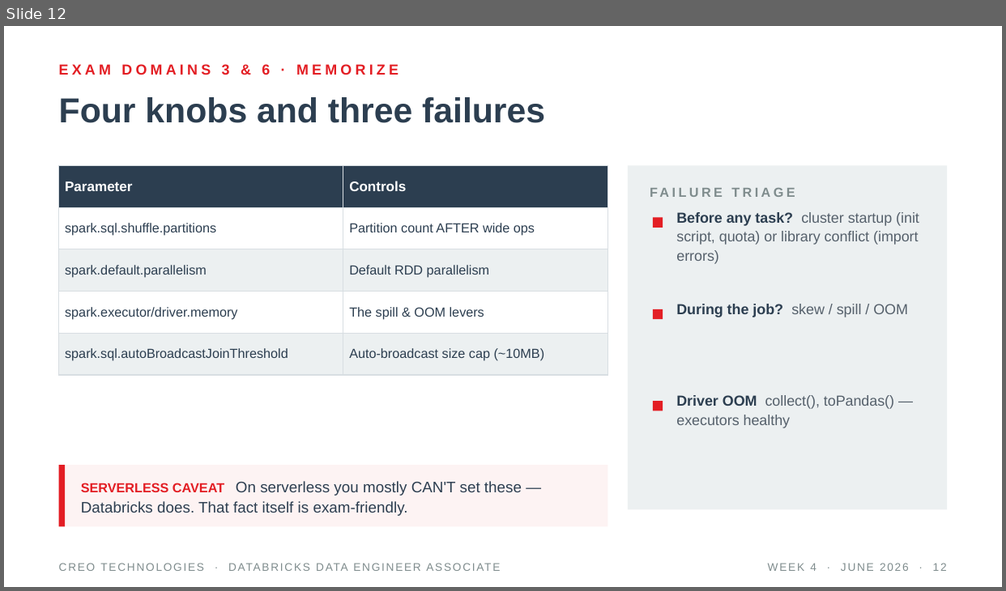
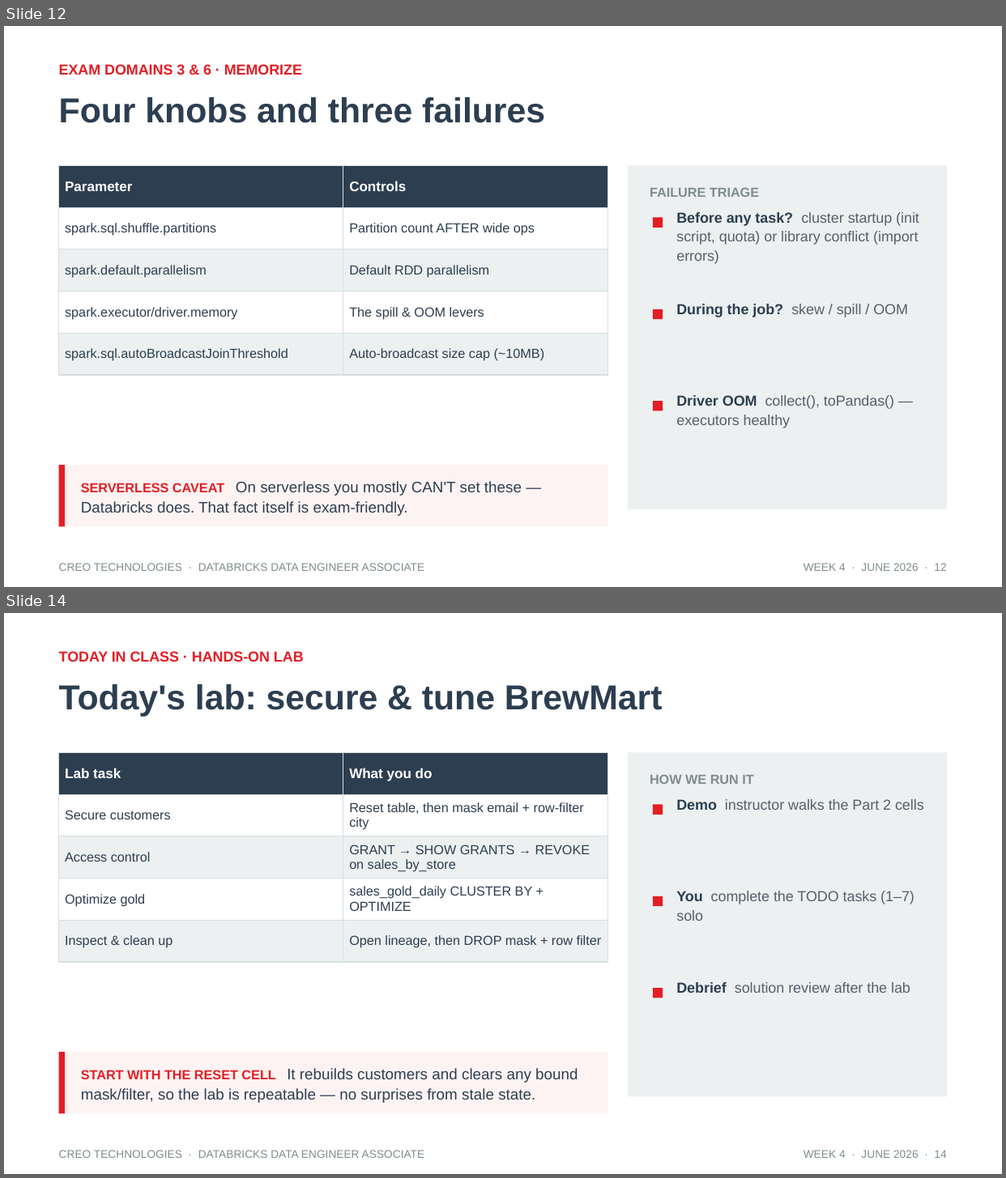
Before and after one commit to tatwan/Databricks_DE_Associate, a slide deck: slides/Week4_Governance_Optimization.pptx. Shown one above the other, each under a label of ours: slide 12 before the commit, slides 12 and 14 after it; the slides between them are not shown. The pictures are 1006x591 and 1006x1178 pixels, drawn with LibreOffice and Linux fonts; fonts in the diff are those of the drawing. Boxes give left, top, right and bottom in pixels: in the first picture for what was removed or moved away, otherwise in the second. Text is boxed around its words. In the diff, an @@ line names an element or a change of style, - is before the commit and + after.

```diff
--- a/slides/Week4_Governance_Optimization.pptx
+++ b/slides/Week4_Governance_Optimization.pptx
@@ slide 14 added at (4,613,1002,1174), background #FFFFFF @@
@@ text added at (59,651,304,662), 10.5 pt, text #E31E24, bold @@
+TODAY IN CLASS · HANDS-ON LAB
@@ text added at (59,684,663,717), 25 pt, text #2C3E50, bold @@
+Today's lab: secure & tune BrewMart
@@ table added at (59,752,607,952), 5 rows, 2 columns @@
+Lab task | What you do
+Secure customers | Reset table, then mask email + row-filter city
+Access control | GRANT → SHOW GRANTS → REVOKE on sales_by_store
+Optimize gold | sales_gold_daily CLUSTER BY + OPTIMIZE
+Inspect & clean up | Open lineage, then DROP mask + row filter
@@ rectangle added at (628,752,947,1097), fill #ECF0F1 @@
@@ text added at (650,775,753,784), 9.5 pt, text #7F8C8D, bold @@
+HOW WE RUN IT
@@ rectangle added at (653,805,663,815), fill #E31E24 @@
@@ text added at (676,799,924,810), 10.5 pt, text #55606B @@
+Demo instructor walks the Part 2 cells
@@ rectangle added at (653,897,663,906), fill #E31E24 @@
@@ text added at (676,891,914,921), 10.5 pt, text #55606B @@
+You complete the TODO tasks (1–7) solo
@@ rectangle added at (653,988,663,999), fill #E31E24 @@
@@ text added at (676,982,910,993), 10.5 pt, text #55606B @@
+Debrief solution review after the lab
@@ rectangle added at (59,1052,607,1114), fill #FDF3F3 @@
@@ rectangle added at (59,1052,65,1114), fill #E31E24 @@
@@ text added at (81,1068,577,1103), 11 pt, text #2C3E50 @@
+START WITH THE RESET CELL It rebuilds customers and clears any bound mask/filter, so the lab is repeatable — no surprises from stale state.
@@ text added at (59,1150,425,1158), 8 pt, text #7F8C8D @@
+CREO TECHNOLOGIES · DATABRICKS DATA ENGINEER ASSOCIATE
@@ text added at (803,1150,946,1158), 8 pt, text #7F8C8D @@
+WEEK 4 · JUNE 2026 · 14
@@ slide 12 changed as well @@
@@ text "EXAM DOMAINS 3 & 6 ..." at (59,64,302,75): letter spacing 2.5 to 0 pt @@
@@ text "FAILURE TRIAGE" at (650,188,759,197): letter spacing 2 to 0 pt @@
@@ text "CREO TECHNOLOGIES · DATABRICKS DATA ..." at (59,563,425,571): letter spacing 1 to 0 pt @@
@@ text "WEEK 4 · JUNE 2026 ..." at (803,563,946,571): letter spacing 1 to 0 pt @@
```
Also in this commit, not shown: 13 other slides changed, 1 other slide added, 2 other files.
